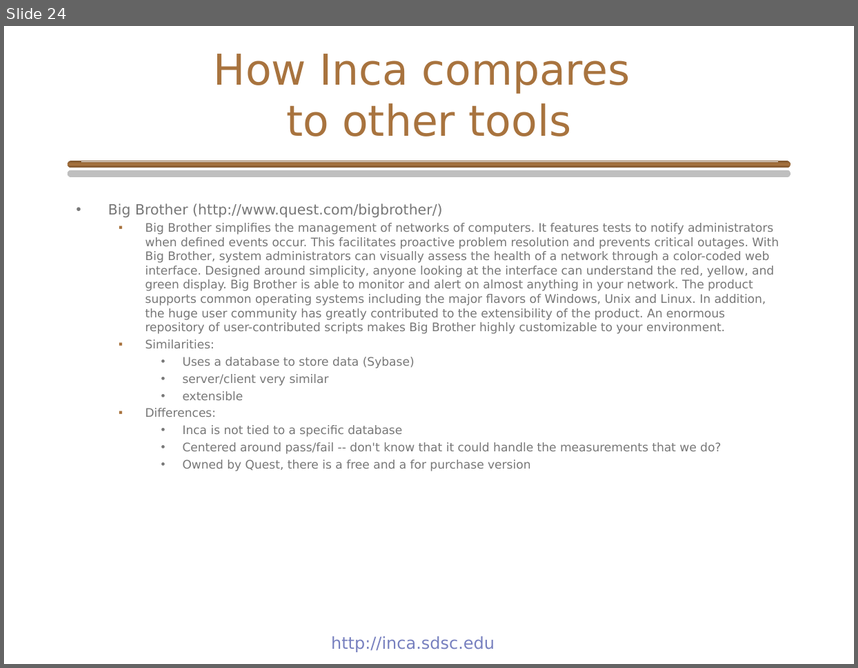
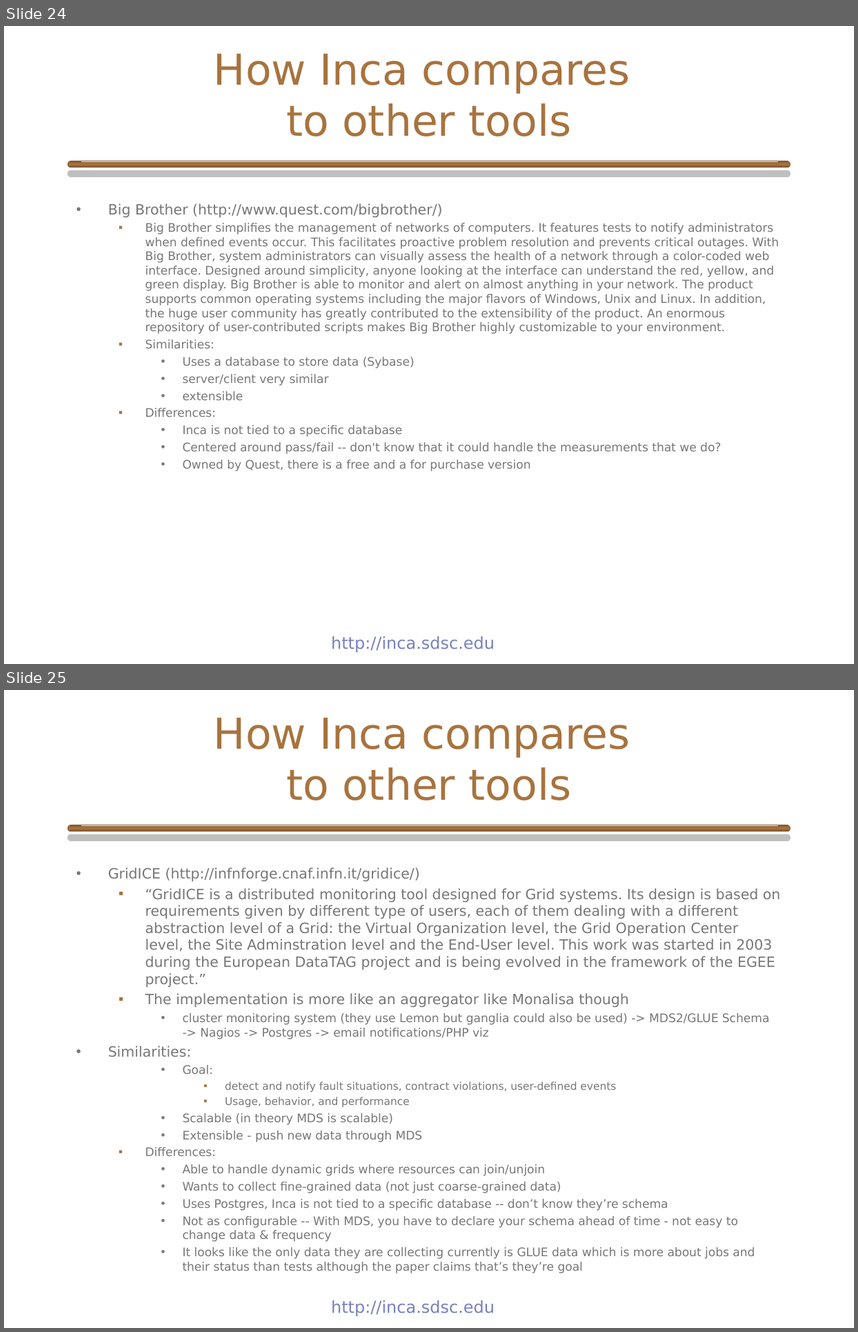
Before and after one commit to IncaProject/inca-xsede, a slide deck: talks/inca_sc05.ppt. Shown one above the other, each under a label of ours: slide 24 before the commit, slides 24 and 25 after it. The pictures are 858x668 and 858x1332 pixels, drawn with LibreOffice and Linux fonts; fonts in the diff are those of the drawing; background and template pictures are left out. Boxes give left, top, right and bottom in pixels: in the first picture for what was removed or moved away, otherwise in the second. Text is boxed around its words. In the diff, an @@ line names an element or a change of style, - is before the commit and + after.

Commit message:
added gridice and mds4 info slides

```diff
--- a/talks/inca_sc05.ppt
+++ b/talks/inca_sc05.ppt
@@ slide 25 added at (4, 690, 854, 1328), background #FFFFFF; not listed: 3 template elements that a slide beside it also shows @@
@@ title added at (214, 718, 631, 800), 36 pt, text #A8733E @@
+How Inca compares
+to other tools
@@ text added at (108, 867, 781, 1273), 10 pt, text #777777 @@
+• GridICE (http://infnforge.cnaf.infn.it/gridice/)
+  ▪ “GridICE is a distributed monitoring tool designed for Grid systems. Its design is based on requirements given by different type of users, each of them dealing with a different abstraction level of a Grid: the Virtual Organization level, the Grid Operation Center level, the Site Adminstration level and the End-User level. This work was started in 2003 during the European DataTAG project and is being evolved in the framework of the EGEE project.”
+  ▪ The implementation is more like an aggregator like Monalisa though
+    • cluster monitoring system (they use Lemon but ganglia could also be used) -> MDS2/GLUE Schema -> Nagios -> Postgres -> email notifications/PHP viz
+• Similarities:
+    • Goal:
+      ▪ detect and notify fault situations, contract violations, user-defined events
+      ▪ Usage, behavior, and performance
+    • Scalable (in theory MDS is scalable)
+    • Extensible - push new data through MDS
+  ▪ Differences:
+    • Able to handle dynamic grids where resources can join/unjoin
+    • Wants to collect fine-grained data (not just coarse-grained data)
+    • Uses Postgres, Inca is not tied to a specific database -- don’t know they’re schema
+    • Not as configurable -- With MDS, you have to declare your schema ahead of time - not easy to change data & frequency
+    • It looks like the only data they are collecting currently is GLUE data which is more about jobs and their status than tests although the paper claims that’s they’re goal
```
Also in this commit, not shown: 1 other slide added.
